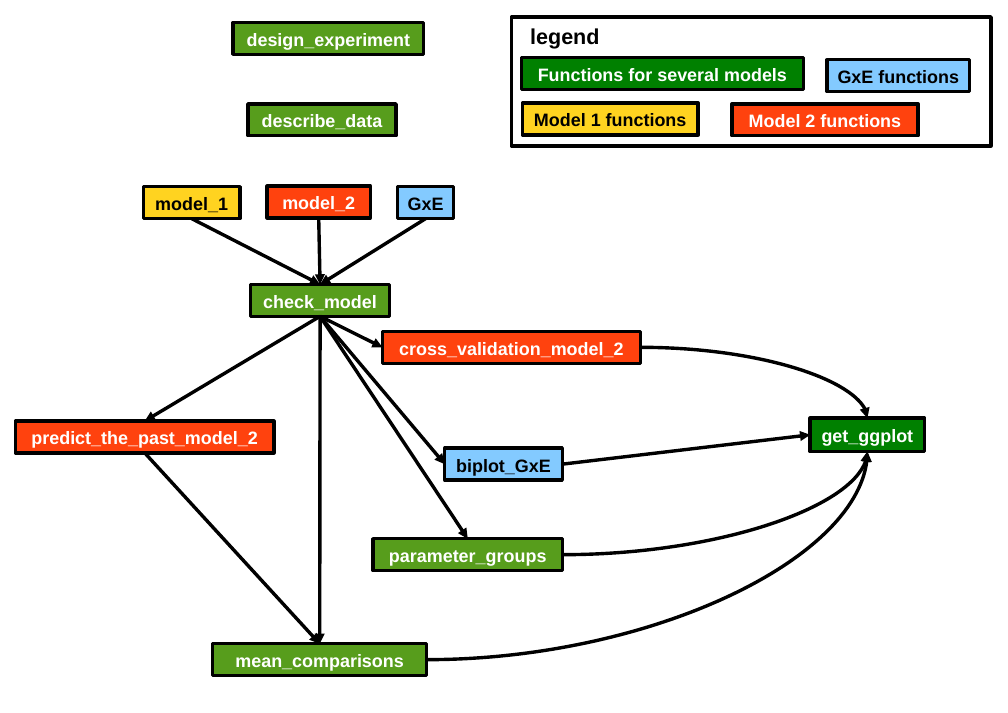
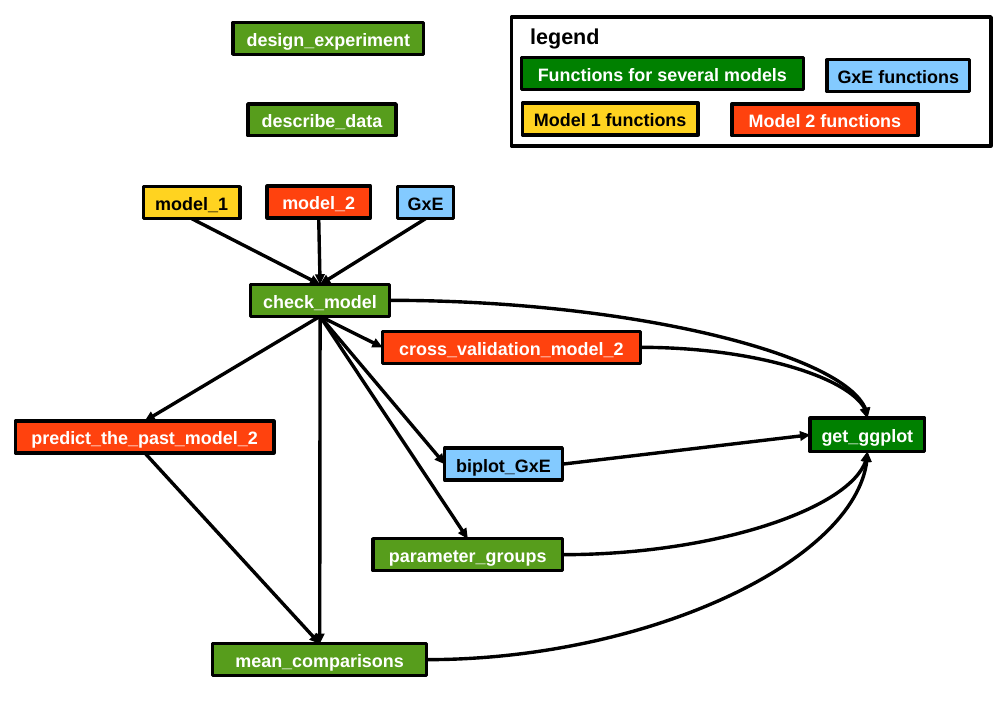
Before and after one commit to priviere/PPBstats, a slide deck: slide 1 of vignettes/figures/PBBstats_function_relations.odp. Drawn at 1008x713 pixels with LibreOffice and Linux fonts; fonts in the diff are those of the drawing. Boxes give left, top, right and bottom in pixels: in the first picture for what was removed or moved away, otherwise in the second. Text is boxed around its words. In the diff, an @@ line names an element or a change of style, - is before the commit and + after.

```diff
--- a/vignettes/figures/PBBstats_function_relations.odp
+++ b/vignettes/figures/PBBstats_function_relations.odp
@@ curved arrow added from (390, 300) to (867, 418), #000000 2.83 pt @@
```
Also in this commit, not shown: 8 other files.
